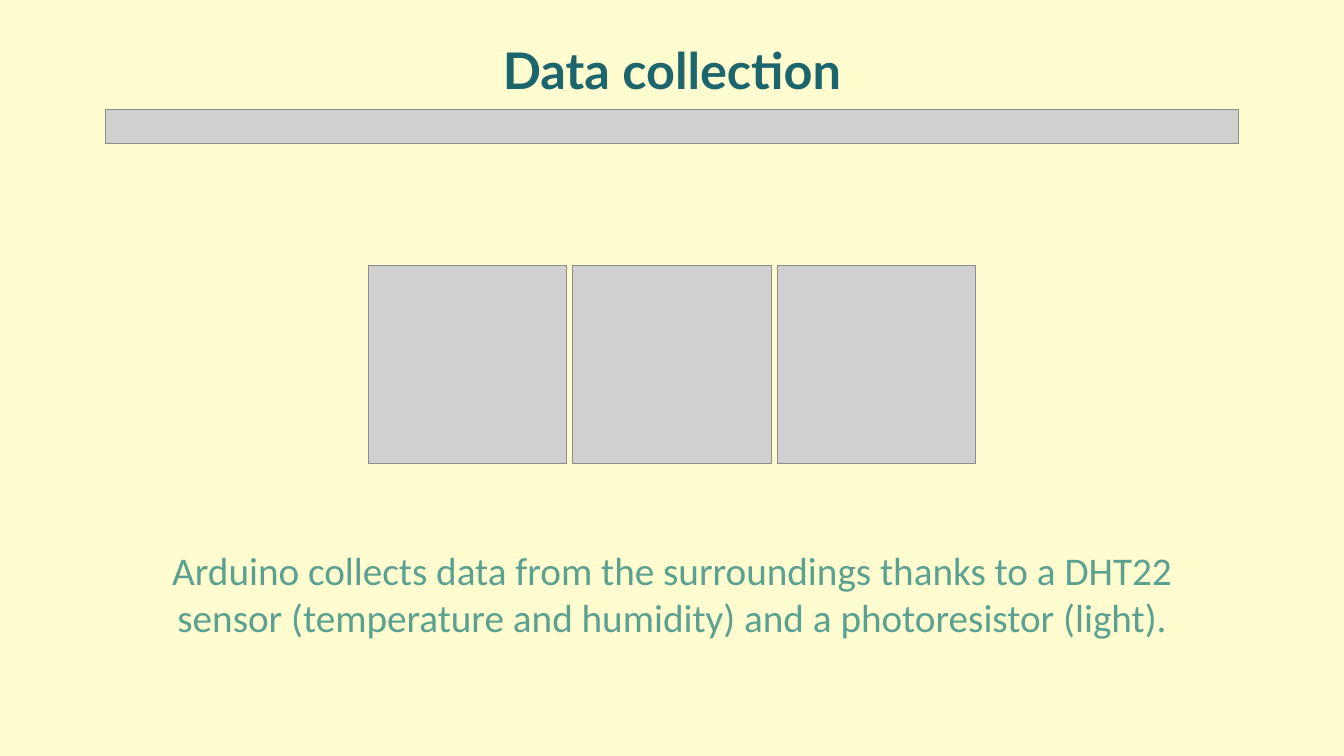
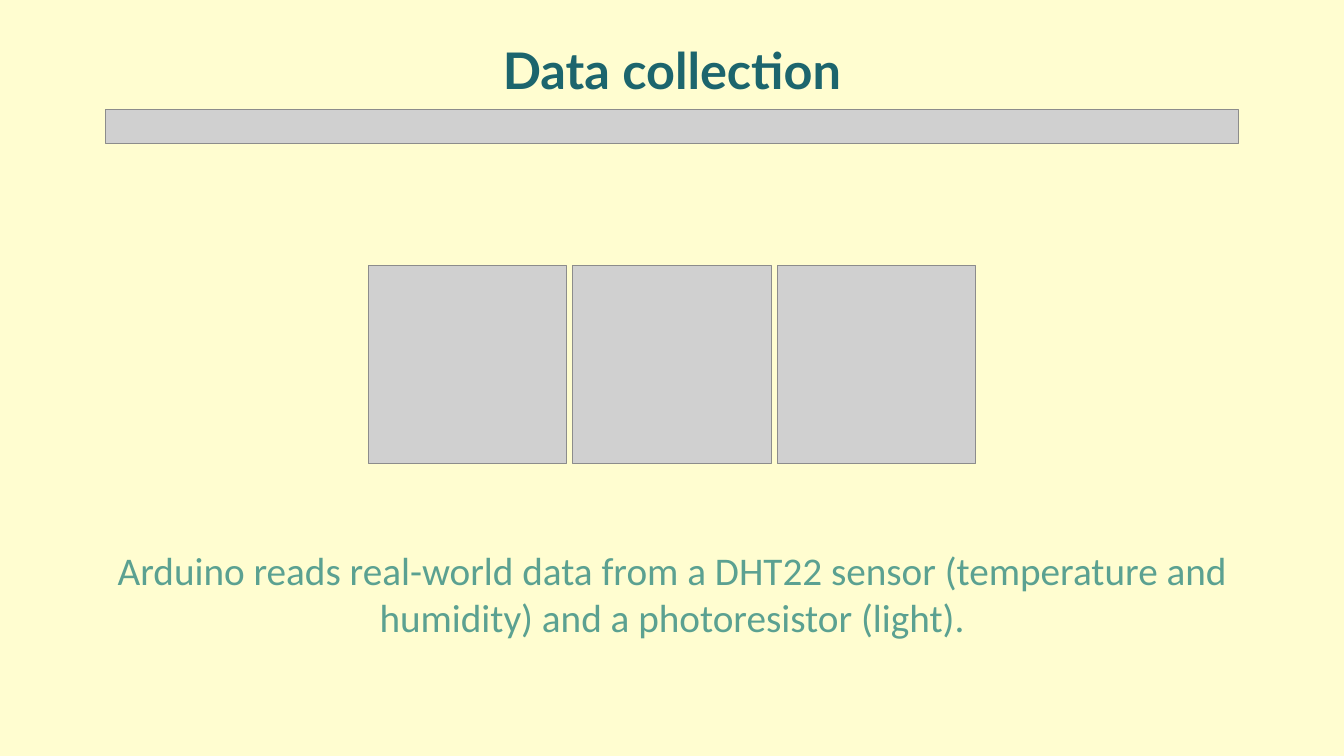
Before and after one commit to Ciorpy/G.A.I.A.-CMLS-2025, a slide deck: slide 10 of GAIA.pptx. Drawn at 1344x756 pixels with LibreOffice and Linux fonts; fonts in the diff are those of the drawing; grey boxes stand for pictures. Boxes give left, top, right and bottom in pixels: in the first picture for what was removed or moved away, otherwise in the second. Text is boxed around its words. In the diff, an @@ line names an element or a change of style, - is before the commit and + after.

```diff
--- a/GAIA.pptx
+++ b/GAIA.pptx
@@ text at (118,556,1227,639): text changed @@
-Arduino collects data from the surroundings thanks to a DHT22 sensor (temperature and humidity) and a photoresistor (light).
+Arduino reads real-world data from a DHT22 sensor (temperature and humidity) and a photoresistor (light).
```
Also in this commit, not shown: 16 other slides changed, 1 other file.
